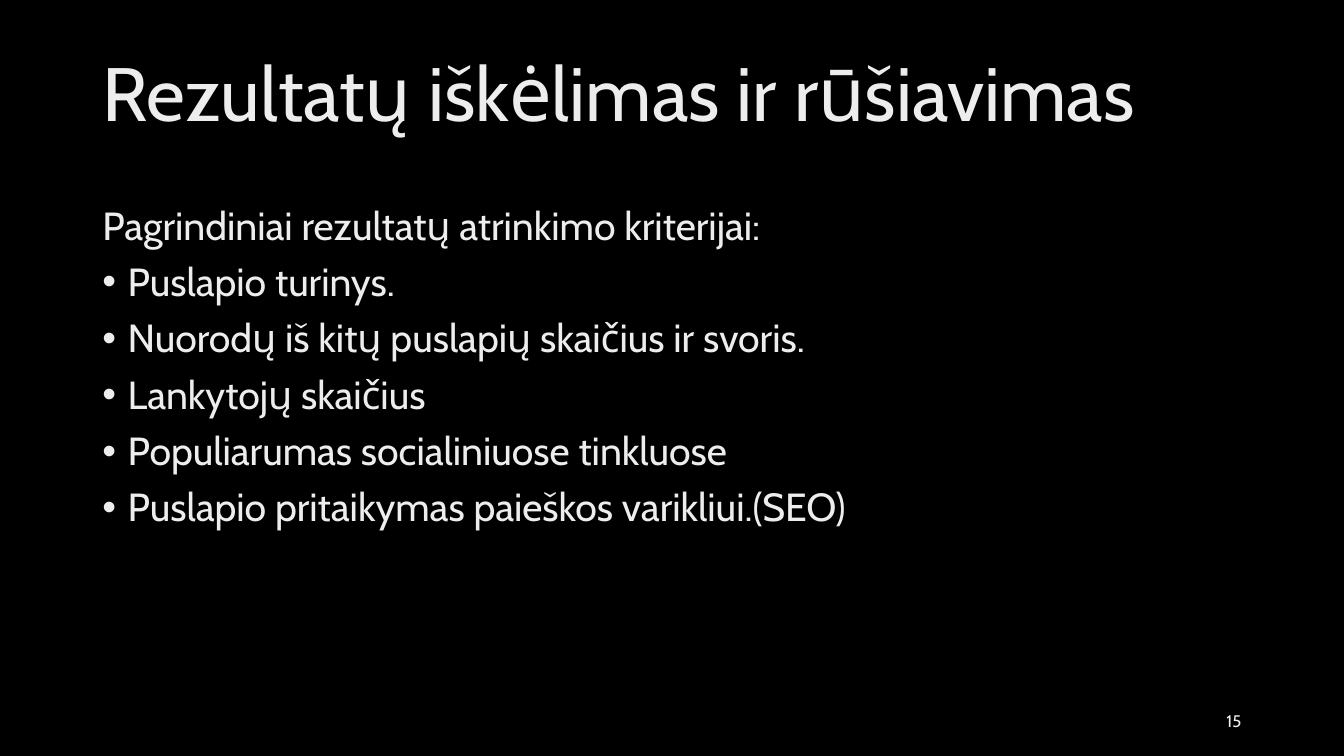
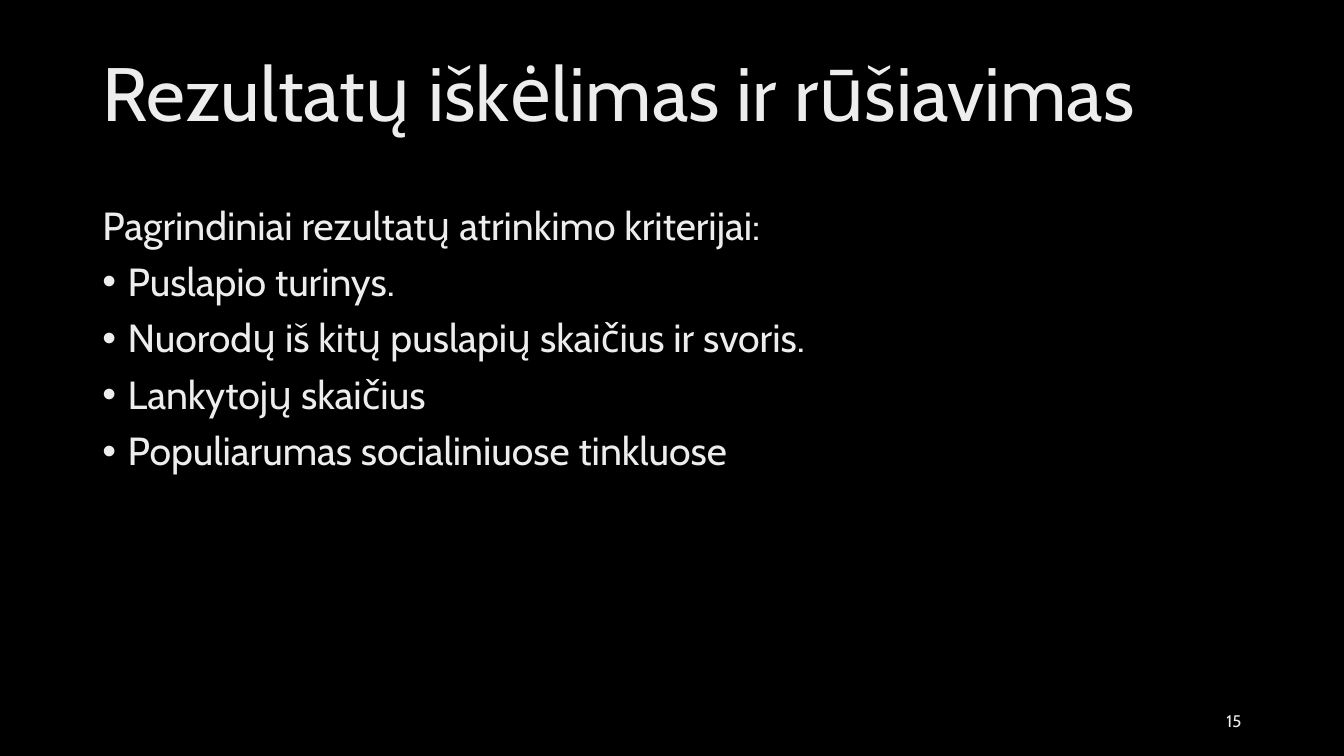
Before and after one commit to MariusKra/InformaciniuSistemuProjektas, a slide deck: slide 15 of IIS pristatymas/Žiniatinklio paieškos rezultatų kokybės vertinimas paulius edited.pptx. Drawn at 1344x756 pixels with LibreOffice and Linux fonts; fonts in the diff are those of the drawing; background and template pictures are left out. Boxes give left, top, right and bottom in pixels: in the first picture for what was removed or moved away, otherwise in the second. Text is boxed around its words. In the diff, an @@ line names an element or a change of style, - is before the commit and + after.

```diff
--- a/IIS pristatymas/Žiniatinklio paieškos rezultatų kokybės vertinimas paulius edited.pptx
+++ b/IIS pristatymas/Žiniatinklio paieškos rezultatų kokybės vertinimas paulius edited.pptx
@@ text at bbox=[128, 491, 846, 531]: paragraph removed @@
-• Puslapio pritaikymas paieškos varikliui.(SEO)
```
Also in this commit, not shown: 1 other slide changed, 1 slide removed, 4 other files.
